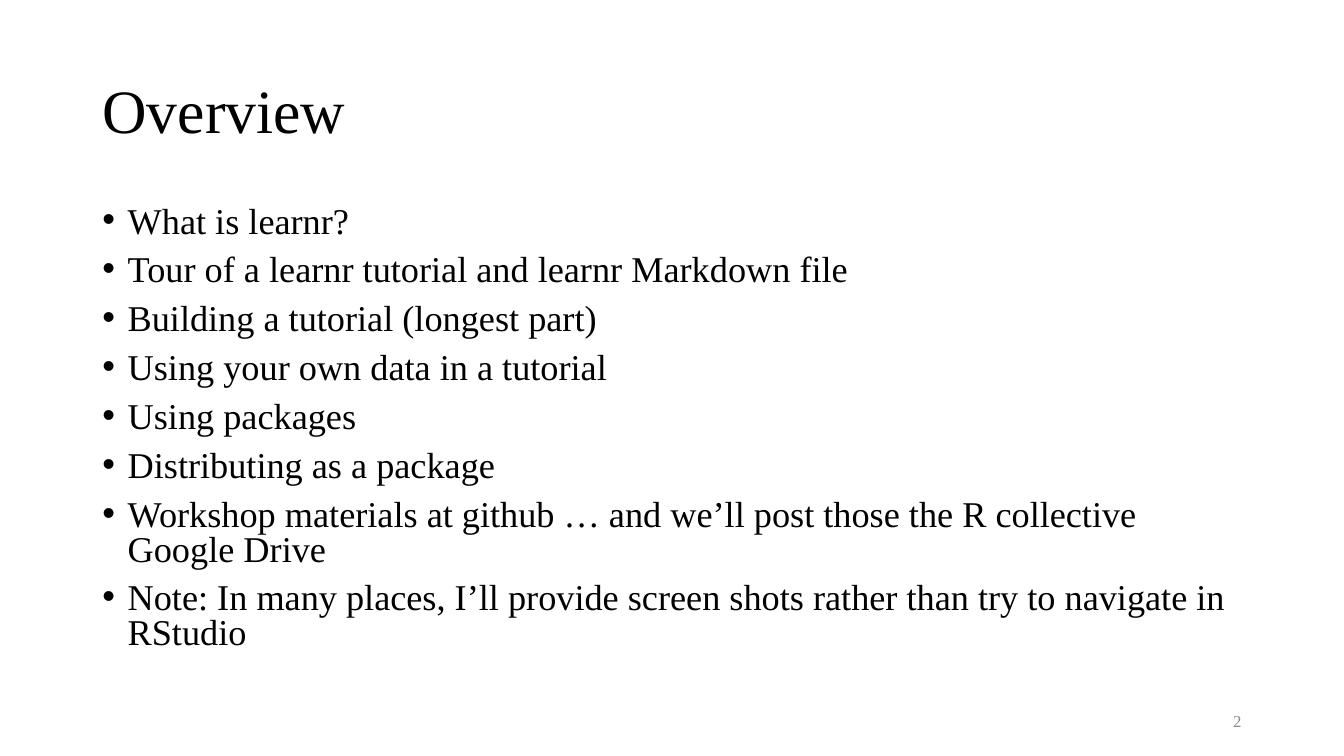
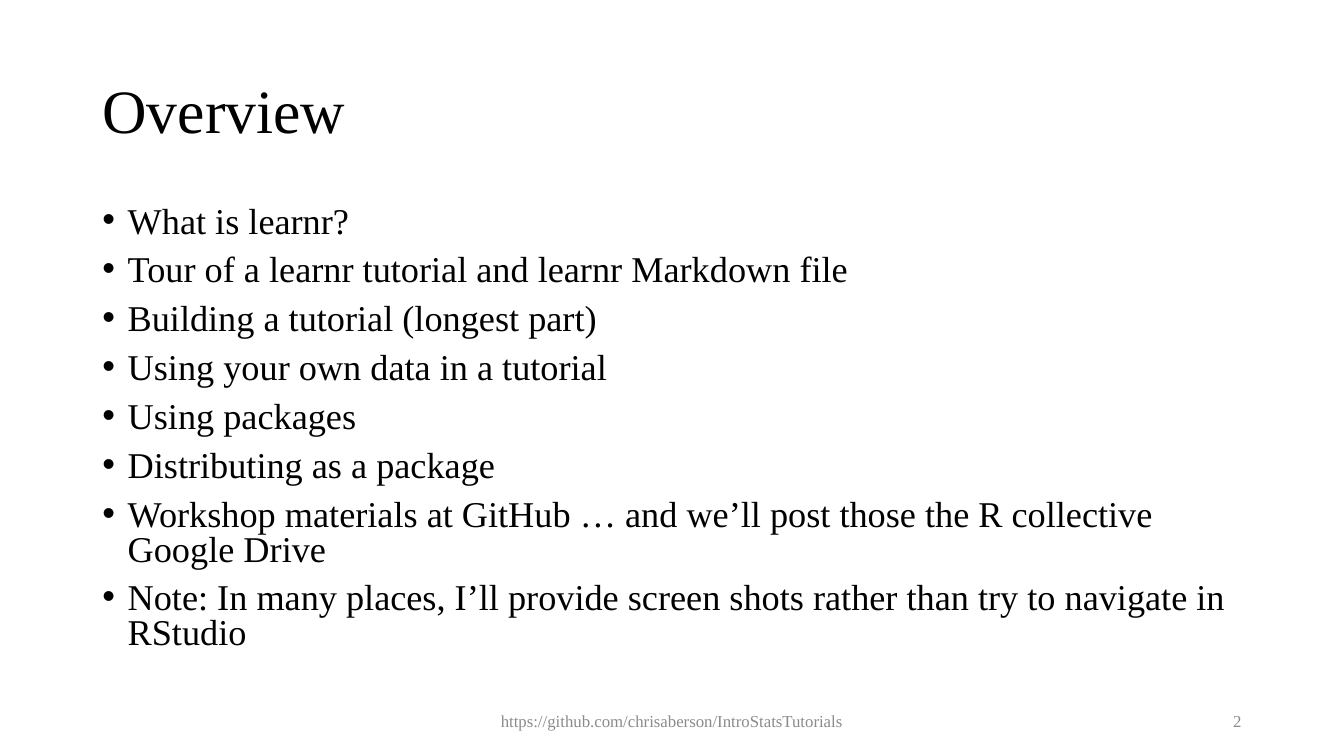
Before and after one commit to chrisaberson/IntroStatsTutorials, a slide deck: slide 2 of ppt/learnr.pptx. Drawn at 1344x756 pixels with LibreOffice and Linux fonts; fonts in the diff are those of the drawing. Boxes give left, top, right and bottom in pixels: in the first picture for what was removed or moved away, otherwise in the second. Text is boxed around its words. In the diff, an @@ line names an element or a change of style, - is before the commit and + after.

```diff
--- a/ppt/learnr.pptx
+++ b/ppt/learnr.pptx
@@ text at <box>128,501,1153,569</box>: text changed @@
-• Workshop materials at github … and we’ll post those the R collective Google Drive
+• Workshop materials at GitHub … and we’ll post those the R collective Google Drive
@@ text added at <box>501,715,843,731</box>, 12 pt, text #8C8C8C @@
+https://github.com/chrisaberson/IntroStatsTutorials
```
Also in this commit, not shown: 41 other slides changed, 4 slides added.
